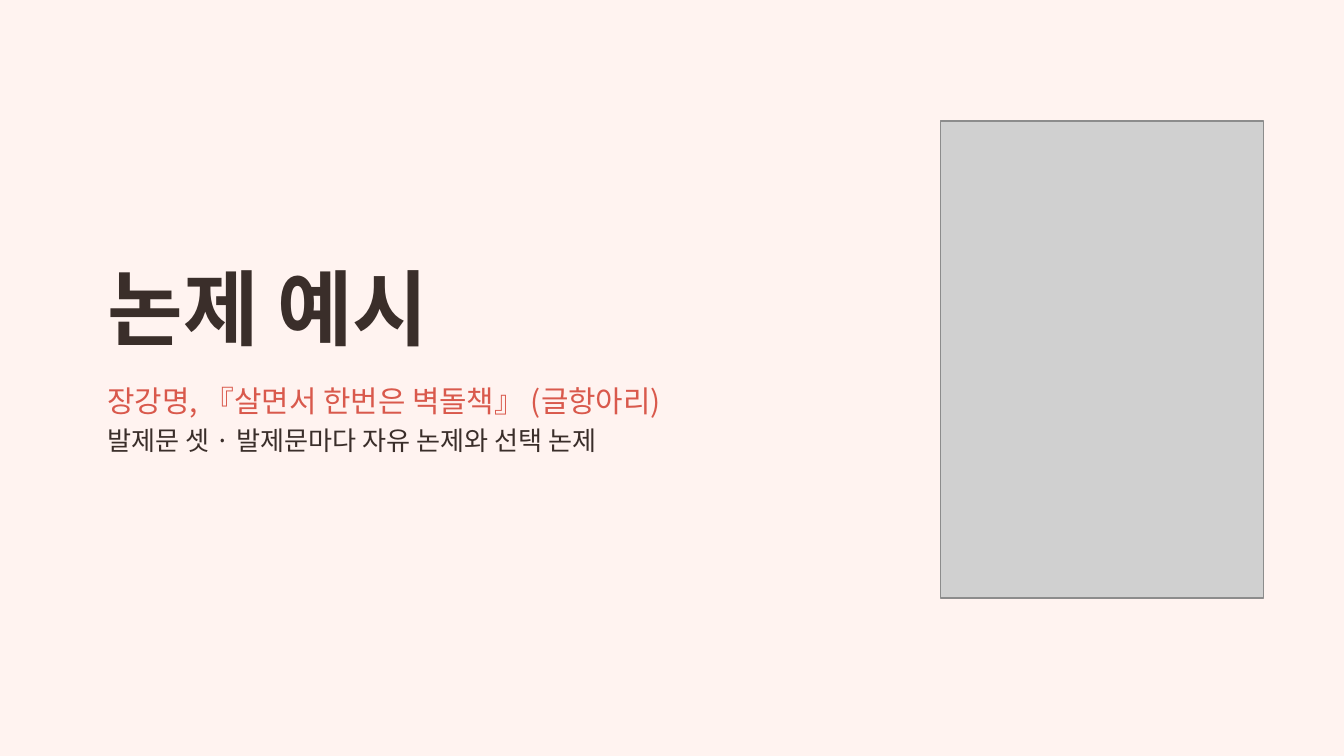
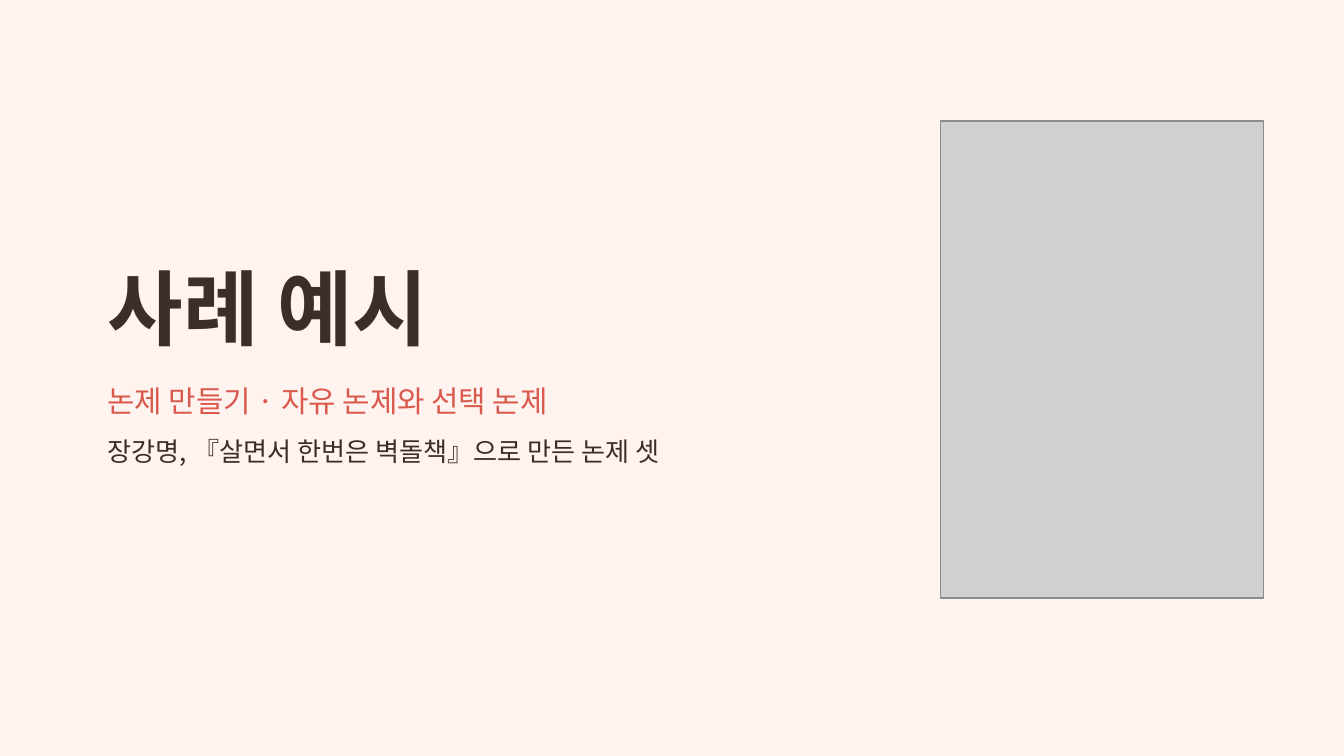
Before and after one commit to outis-books/bookclub, a slide deck: slide 7 of question-reading/question-reading.pptx (slide 9 before the commit). Drawn at 1344x756 pixels with LibreOffice and Linux fonts; fonts in the diff are those of the drawing; grey boxes stand for pictures. Boxes give left, top, right and bottom in pixels: in the first picture for what was removed or moved away, otherwise in the second. Text is boxed around its words. In the diff, an @@ line names an element or a change of style, - is before the commit and + after.

```diff
--- a/question-reading/question-reading.pptx
+++ b/question-reading/question-reading.pptx
@@ title at bbox=[108, 270, 428, 347]: text changed @@
-논제 예시
+사례 예시
@@ text at bbox=[108, 387, 660, 466]: text changed; size 16 to 14 pt; text colour #D9594C to #3A2E2A @@
-장강명, 『살면서 한번은 벽돌책』 (글항아리)
-발제문 셋 · 발제문마다 자유 논제와 선택 논제
+논제 만들기 · 자유 논제와 선택 논제
+장강명, 『살면서 한번은 벽돌책』으로 만든 논제 셋
```
Also in this commit, not shown: 10 other slides changed, 1 slide added, 15 other files.
